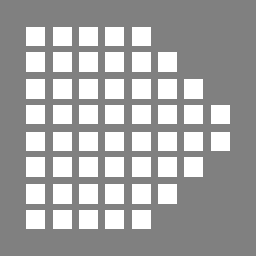
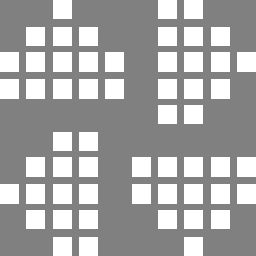
Layered file, before and after one edit (256×256). Changes by layer:
hid group "Icons" (26 layers) over [0, 0, 256, 256]
hid "Visible #8" over [26, 27, 230, 229]
hid "Visible #7" over [26, 27, 230, 229]
hid "Visible #6" over [26, 27, 230, 229]
hid "Visible #5" over [26, 27, 230, 229]
hid "Visible #1" over [26, 27, 230, 229]
hid group "Coord" (110 layers) over [0, 0, 256, 256]
hid group "Row 2" (10 layers) over [105, 27, 230, 46]
hid "C5 #2" over [105, 27, 124, 46]
hid "C6 #2" over [132, 27, 151, 46]
hid "C6 #3" over [132, 52, 151, 72]
hid "C6 #4" over [132, 79, 151, 99]
hid group "Row 5" (10 layers) over [26, 105, 230, 124]
hid "C2 #5" over [26, 105, 45, 124]
hid "C3 #5" over [53, 105, 72, 124]
hid "C4 #5" over [79, 105, 98, 124]
hid "C5 #5" over [105, 105, 124, 124]
hid "C6 #5" over [132, 105, 151, 124]
hid "C9 #5" over [211, 105, 230, 124]
hid group "Row 6" (10 layers) over [26, 132, 230, 151]
hid "C2 #6" over [26, 132, 45, 151]
hid group "Row 7" (10 layers) over [105, 157, 256, 177]
hid group "Row 8" (10 layers) over [0, 184, 256, 204]
added layer "Background copy #29" above "Background copy #28" over [0, 0, 256, 256]
